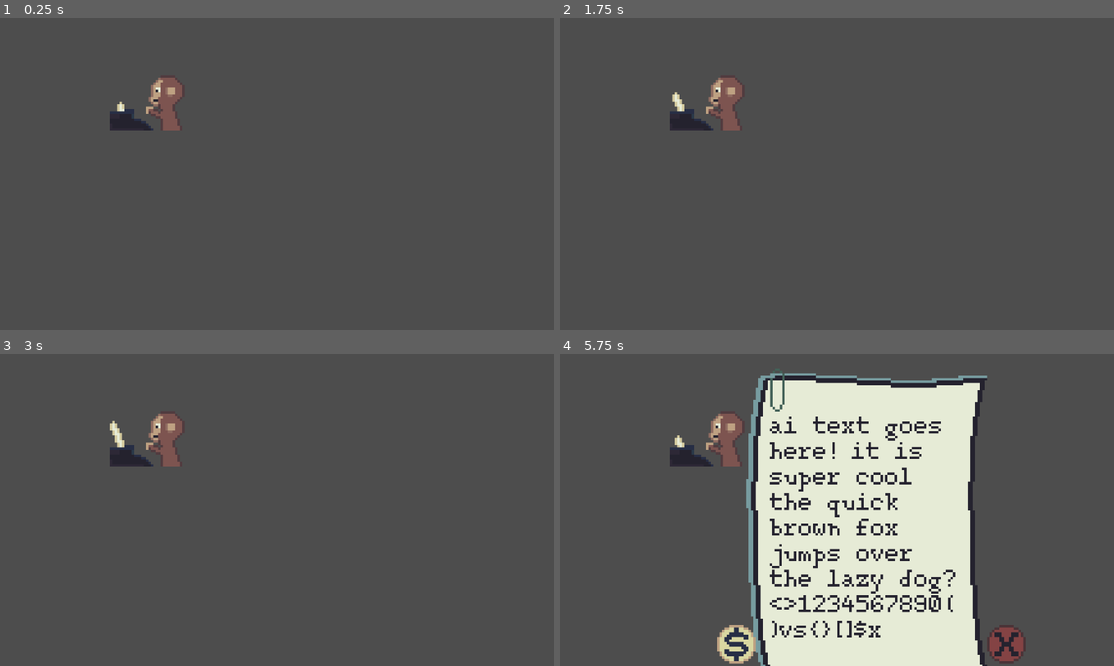
Above: before the commit, frames 1-4 (two rows, left to right).
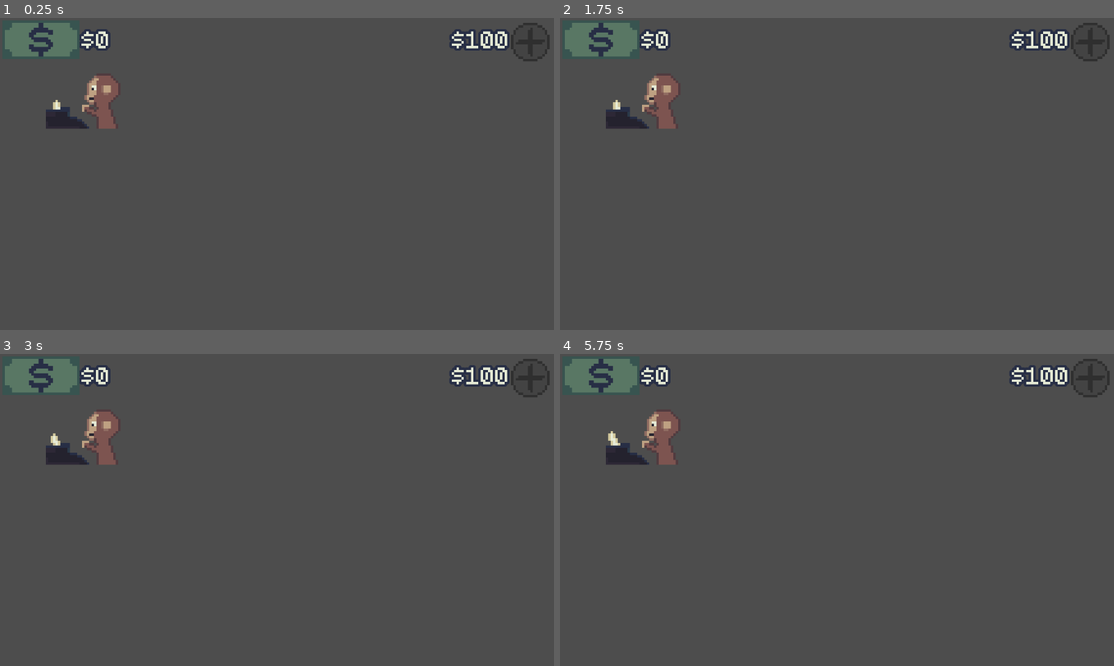
Above: after the commit, the same moments.

Repository: PolyPenguinDev/Monkey-Litratture
Game: Godot game, scene res://main.tscn
Same seed, same stepped clock (60 frames per second), same inputs: the game is played once before the commit and once after it.
Inputs (mouse positions are in pixels of both pictures, inside the frame that each line leads up to):
- Up to frame 1 (0.25 s): no input
- Up to frame 2 (1.75 s): tap Enter (ui_accept) at 0.5, 0.77, 0.8, 1.07, 1.35, 1.52 s; move the mouse to (704, 89) at 0.52 s; press the mouse at (704, 89) at 0.53 s; move the mouse to (726, 189) at 1.27 s; release the mouse at (726, 189) at 1.28 s; click (726, 189) at 1.55 s
- Up to frame 3 (3 s): tap Enter (ui_accept) at 1.82, 2.3 s; move the mouse to (332, 441) at 2.02 s; press the mouse at (332, 441) at 2.03 s; move the mouse to (249, 572) at 2.77 s; release the mouse at (249, 572) at 2.78 s; click (249, 572) at 2.85 s
- Up to frame 4 (5.75 s): tap Enter (ui_accept) at 3.02, 3.32, 4.35, 4.52, 4.82, 5.27, 5.57 s; click (737, 644) at 3.52 s; move the mouse to (1003, 556) at 4.27 s; move the mouse to (670, 463) at 5.02 s; click (670, 463) at 5.1 s

The runs differ from the first frame. In frame 1, 4.6% of the frame differs, in the area x 0-100%, y 1-37%; in frame 2, 4.7%; in frame 3, 4.7%; in frame 4, 43%, in the area x 0-100%, y 1-100%.

Commit message:
added money and gameplay

Diff:
--- a/Sprite2D.gd
+++ b/Sprite2D.gd
@@ -14,22 +14,22 @@
 # Called every frame. 'delta' is the elapsed time since the previous frame.
 func _process(delta):
 	full += delta
-	if i > 6 and ((Input.is_action_pressed("click") and mousein)or Input.is_action_just_pressed("ui_accept")):
+	if i > 6 and ((Input.is_action_pressed("click") and mousein)):
 		p.position.x = -1
 		x = -1
 		p.position.y = 0
 		i = 1
 		emit_signal("start")
-	if full >= 0.4:
+	if full >= 2:
 		i+=1
 		print(i)
 		if i > 7:
 			if i == 8:
 				emit_signal("stop")
 
-			full = full-0.4
+			full = full-2
 		else:
-			full = full-0.4
+			full = full-2
 			p.position.y-=1
 			x-=0.25
 			p.position.x = round(x)
--- a/main.gd
+++ b/main.gd
@@ -1,14 +1,40 @@
 extends Node2D
 var y = 298
 var x = 0
+var monkyx = 175
+var monkyy = 150
+var mns = 0
+var tmns = 0
+var currentmoney = 0
+var cost = 0
 var d = 1
+var monkeycost = 100
+@export var monkey: PackedScene
+func createnewmonkey():
+	mns += 1
+	tmns += 1
+	if mns == 6:
+		mns = 1
+		monkyx = 175
+		monkyy += 200
+	var new = monkey.instantiate()
+	new.scale = Vector2(5, 5)
+	new.position = Vector2(monkyx, monkyy)
+	monkyx += 200
+	new.showpaper.connect(showpaperf)
+	$monkeys.add_child(new)
 # Called when the node enters the scene tree for the first time.
 func _ready():
-	pass # Replace with function body.
+	$Control/TextureButton3.disabled = true
+	createnewmonkey()
 
 
 # Called every frame. 'delta' is the elapsed time since the previous frame.
 func _process(delta):
+	if currentmoney >= monkeycost and tmns != 15:
+		$Control/TextureButton3.disabled = false
+	else:
+		$Control/TextureButton3.disabled = true
 	x+=delta*1000*d
 
 	if x <0:
@@ -20,7 +46,8 @@
 	$Label.position.y = round(y/5)*5-200
 
 
-func _on_monkey_showpaper():
+func showpaperf(qual):
+	cost = qual
 	x=0
 	d=1
 	$Paper.position.y = 948
@@ -28,11 +55,14 @@
 	y = 948
 	$Paper.visible = true
 	$Label.visible = true
+	$Label.text = "<this is placeholder text for before the ai is made> QUALITY: "+str(qual)
 	$Control/TextureButton.visible = true
 	$Control/TextureButton2.visible = true
 
 
 func _on_texture_button_pressed():
+	currentmoney += round(cost*10000)/100
+	$Label2.text = "$"+str(currentmoney)
 	x=1000
 	d=-1
 	$Paper.position.y = 298
@@ -42,3 +72,23 @@
 	$Label.visible = true
 	$Control/TextureButton.visible = false
 	$Control/TextureButton2.visible = false
+
+
+func _on_texture_button_2_pressed():
+	x=1000
+	d=-1
+	$Paper.position.y = 298
+	$Label.position.y = 298-200
+	y = 298
+	$Paper.visible = true
+	$Label.visible = true
+	$Control/TextureButton.visible = false
+	$Control/TextureButton2.visible = false
+
+
+func _on_texture_button_3_pressed():
+	currentmoney -= monkeycost
+	monkeycost *= 1.5
+	$Label2.text = "$"+str(currentmoney)
+	$Label2.text = "$"+str(monkeycost)
+	createnewmonkey()
--- a/main.tscn
+++ b/main.tscn
@@ -6,18 +6,27 @@
 [ext_resource type="FontFile" uid="uid://bqdan2ixswh50" path="res://pixeltypewriter.ttf" id="4_688ny"]
 [ext_resource type="Texture2D" uid="uid://cmpaqe0mkum41" path="res://Sprites/paper/sell.png" id="5_w8pue"]
 [ext_resource type="Texture2D" uid="uid://p53mnn74dt1a" path="res://Sprites/paper/throwaway.png" id="6_wnmjp"]
+[ext_resource type="Texture2D" uid="uid://b6kf0u0wsgcsy" path="res://Sprites/paper/money.png" id="7_ktd6j"]
+[ext_resource type="Texture2D" uid="uid://bviwppce20rey" path="res://Sprites/paper/buy.png" id="8_j53i8"]
+[ext_resource type="Texture2D" uid="uid://bvant4gyur5as" path="res://Sprites/paper/unbuy.png" id="9_pumbb"]
+
+[sub_resource type="LabelSettings" id="LabelSettings_fa2fg"]
+font = ExtResource("4_688ny")
+font_size = 50
+font_color = Color(0.152941, 0.180392, 0.270588, 1)
 
 [sub_resource type="LabelSettings" id="LabelSettings_miid3"]
 font = ExtResource("4_688ny")
 font_size = 50
-font_color = Color(0.141176, 0.133333, 0.180392, 1)
+font_color = Color(0.901961, 0.921569, 0.839216, 1)
+outline_size = 20
+outline_color = Color(0.152941, 0.180392, 0.270588, 1)
 
 [node name="Main" type="Node2D"]
 script = ExtResource("1_25qgj")
+monkey = ExtResource("1_gogln")
 
-[node name="Monkey" parent="." instance=ExtResource("1_gogln")]
-position = Vector2(308, 154)
-scale = Vector2(5, 5)
+[node name="monkeys" type="Node2D" parent="."]
 
 [node name="Paper" parent="." instance=ExtResource("2_ctnk5")]
 visible = false
@@ -30,9 +39,33 @@
 offset_top = 88.0
 offset_right = 828.0
 offset_bottom = 609.0
-text = "ai text goes here! it is super cool the quick brown fox jumps over the lazy dog?<>1234567890()vs{}[]$x"
+text = "<this is placeholder text for before the ai is made> QUALITY:"
+label_settings = SubResource("LabelSettings_fa2fg")
+autowrap_mode = 3
+
+[node name="Label2" type="Label" parent="."]
+offset_left = 169.0
+offset_top = 28.0
+offset_right = 1144.0
+offset_bottom = 81.0
+text = "$0"
 label_settings = SubResource("LabelSettings_miid3")
 autowrap_mode = 3
+
+[node name="Label3" type="Label" parent="."]
+offset_left = 169.0
+offset_top = 28.0
+offset_right = 1057.0
+offset_bottom = 81.0
+text = "$100"
+label_settings = SubResource("LabelSettings_miid3")
+horizontal_alignment = 2
+autowrap_mode = 3
+
+[node name="Sprite2D" type="Sprite2D" parent="."]
+position = Vector2(85, 45)
+scale = Vector2(5, 5)
+texture = ExtResource("7_ktd6j")
 
 [node name="Control" type="Control" parent="."]
 layout_mode = 3
@@ -60,5 +93,16 @@
 scale = Vector2(5, 5)
 texture_normal = ExtResource("6_wnmjp")
 
-[connection signal="showpaper" from="Monkey" to="." method="_on_monkey_showpaper"]
+[node name="TextureButton3" type="TextureButton" parent="Control"]
+layout_mode = 0
+offset_left = 1060.0
+offset_top = 10.0
+offset_right = 1076.0
+offset_bottom = 26.0
+scale = Vector2(5, 5)
+texture_normal = ExtResource("8_j53i8")
+texture_disabled = ExtResource("9_pumbb")
+
 [connection signal="pressed" from="Control/TextureButton" to="." method="_on_texture_button_pressed"]
+[connection signal="pressed" from="Control/TextureButton2" to="." method="_on_texture_button_2_pressed"]
+[connection signal="pressed" from="Control/TextureButton3" to="." method="_on_texture_button_3_pressed"]
--- a/monkey.gd
+++ b/monkey.gd
@@ -1,5 +1,7 @@
 extends Node2D
-signal showpaper()
+signal showpaper(qual)
+var rng = RandomNumberGenerator.new()
+@onready var quality = rng.randf_range(0.0, 1.0)
 
 # Called when the node enters the scene tree for the first time.
 func _ready():
@@ -17,4 +19,4 @@
 
 func _on_sprite_2d_start():
 	$AnimatedSprite2D.play("default")
-	emit_signal("showpaper")
+	emit_signal("showpaper", quality)
Binary file added: Sprites/paper/buy.png
Not shown, added: Sprites/paper/buy.png.import
Binary file added: Sprites/paper/money.png
Not shown, added: Sprites/paper/money.png.import
Binary file added: Sprites/paper/unbuy.png
Not shown, added: Sprites/paper/unbuy.png.import
Not shown: 1 places in main.tscn that only renumber resources
